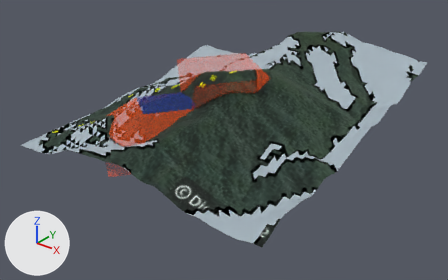
What one commit did to the COLLADA model imagens/curva13c.dae.
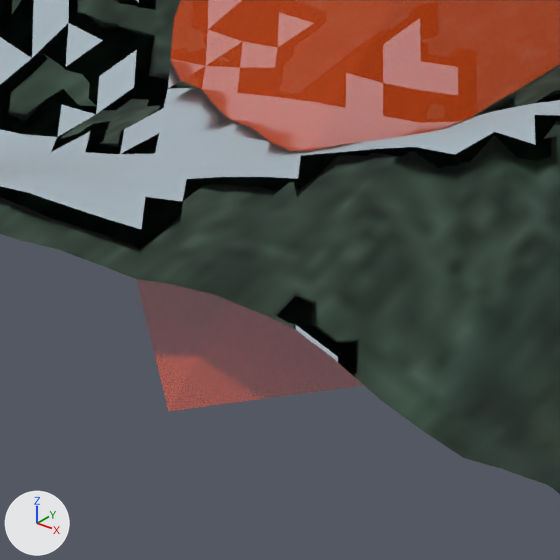
Old and new are each drawn whole from a camera (50 mm lens) standing at (2451.0, -3084.0, 1400.0) and looking at (70.0, -108.0, -446.0) and again close up on the part from 20% to 35% of the width and 46% to 70% of the height. Lighting does not change. The marker at lower left points along +X, +Y and +Z. Vertices at the same position are counted once.

The first close-up shows 'SketchUp'.
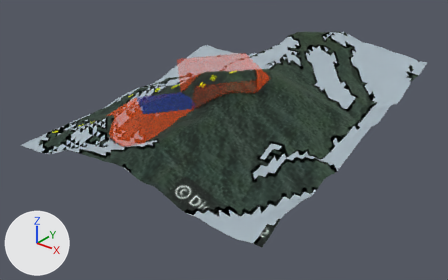
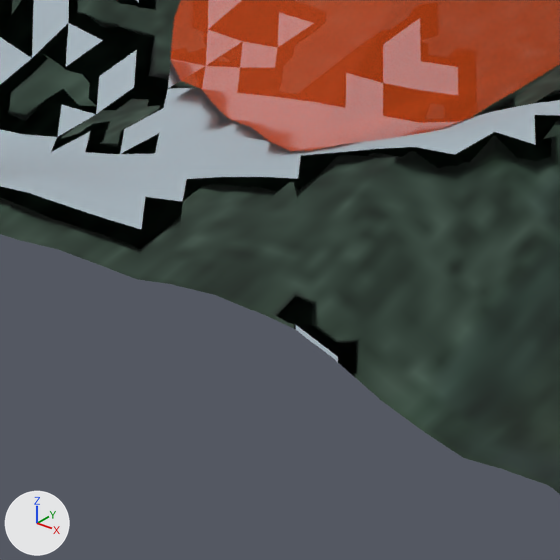
Changed parts and their boxes [x1, y1, x2, y2] in the close-ups (560 x 560 px):
part 1 of me_sketchup, deleted (brown)
    before: [136, 279, 363, 411]

What changed in the scene script:
```text
Change me_sketchup:
    used by ob_sketchup; location = (0.0, 0.0, 0.0)
    remove me_sketchup.from_pydata(...)  # 8592 vertices, 17142 faces; spans x -1005.0..1005.0, y -995.0..995.0, z -470.0..106.0
    add me_sketchup.from_pydata(...)  # 8571 vertices, 16873 faces; spans x -1005.0..1005.0, y -995.0..995.0, z -470.0..106.0
    me_sketchup part 1
    14 vertices are removed from x -788.0..327.0, y -984.0..117.0, z -417.0..-105.0
    264 faces are deleted
    remove me_sketchup.materials.append(mat_color_m06)  # brown #562d00
```
